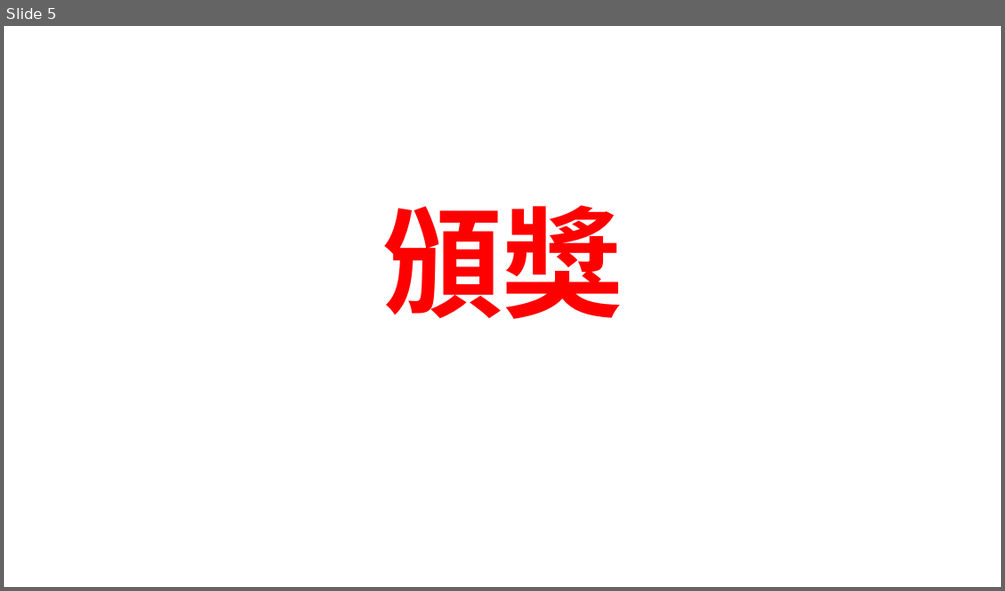
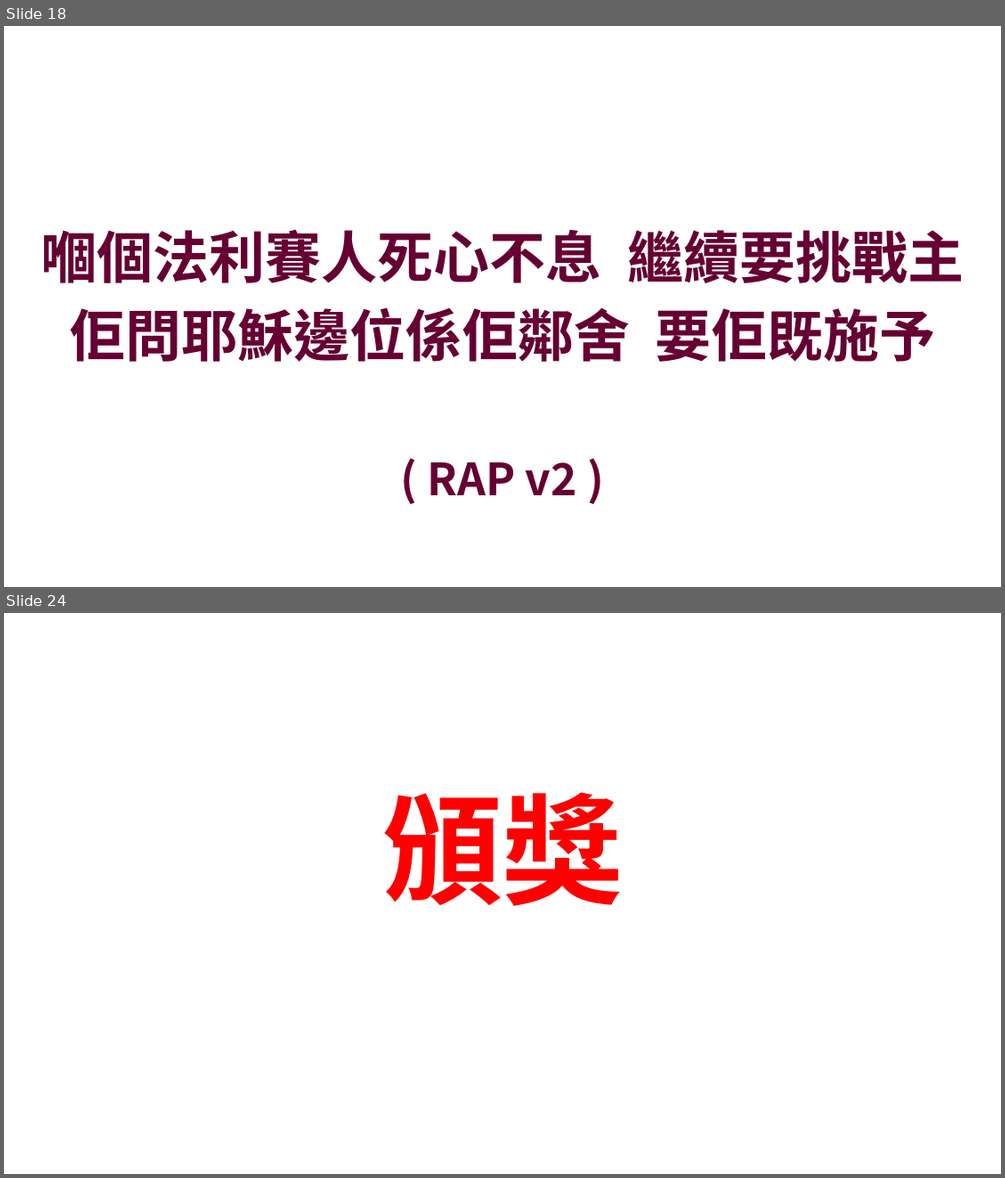
Before and after one commit to batisuoc/bible-school, a slide deck: 2022年主日學結業禮頒獎.pptx. Shown one above the other, each under a label of ours: slide 5 before the commit, slides 18 and 24 after it; the slides between them are not shown. The pictures are 1005x591 and 1005x1178 pixels, drawn with LibreOffice and Linux fonts; fonts in the diff are those of the drawing; background and template pictures are left out. Boxes give left, top, right and bottom in pixels: in the first picture for what was removed or moved away, otherwise in the second. Text is boxed around its words. In the diff, an @@ line names an element or a change of style, - is before the commit and + after.

```diff
--- a/2022年主日學結業禮頒獎.pptx
+++ b/2022年主日學結業禮頒獎.pptx
@@ slide 18 added at (x1=4, y1=26, x2=1001, y2=587), background picture (left out) @@
@@ text added at (x1=41, y1=229, x2=963, y2=362), 54 pt, text #660033, bold @@
+嗰個法利賽人死心不息 繼續要挑戰主
+佢問耶穌邊位係佢鄰舍 要佢既施予
@@ text added at (x1=428, y1=462, x2=577, y2=495), 42.7 pt, text #660033, bold @@
+( RAP v2 )
@@ what was slide 5 is now slide 24 @@
```
Also in this commit, not shown: 18 other slides added.
